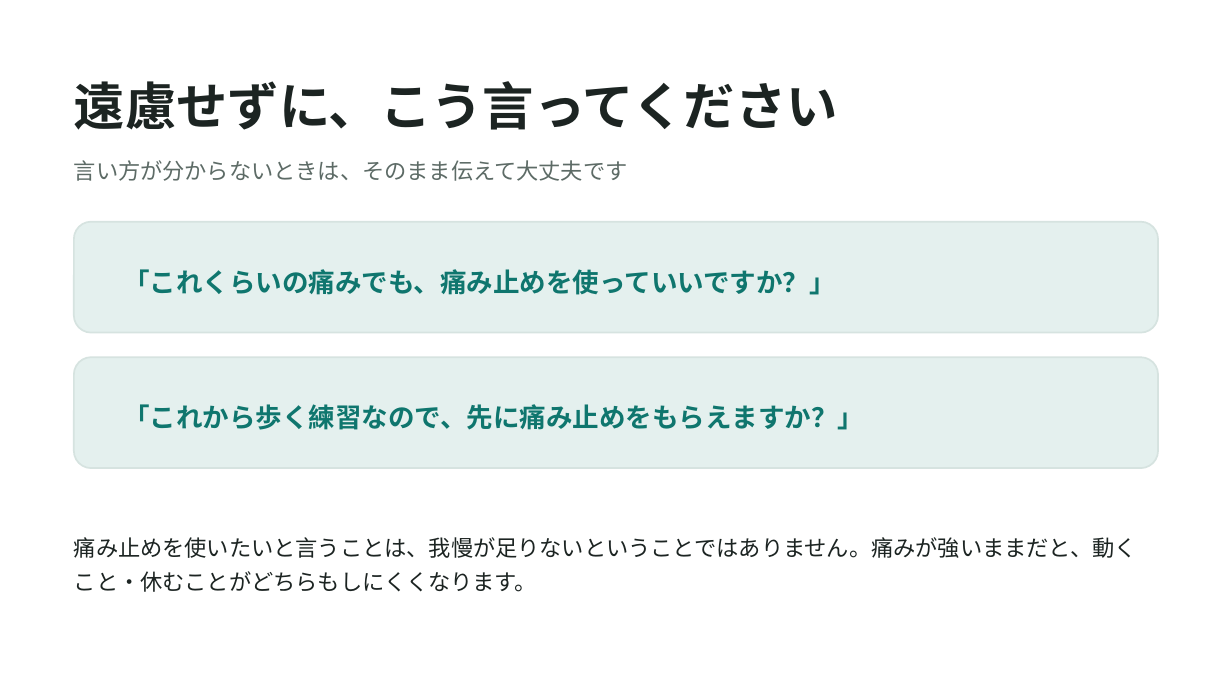
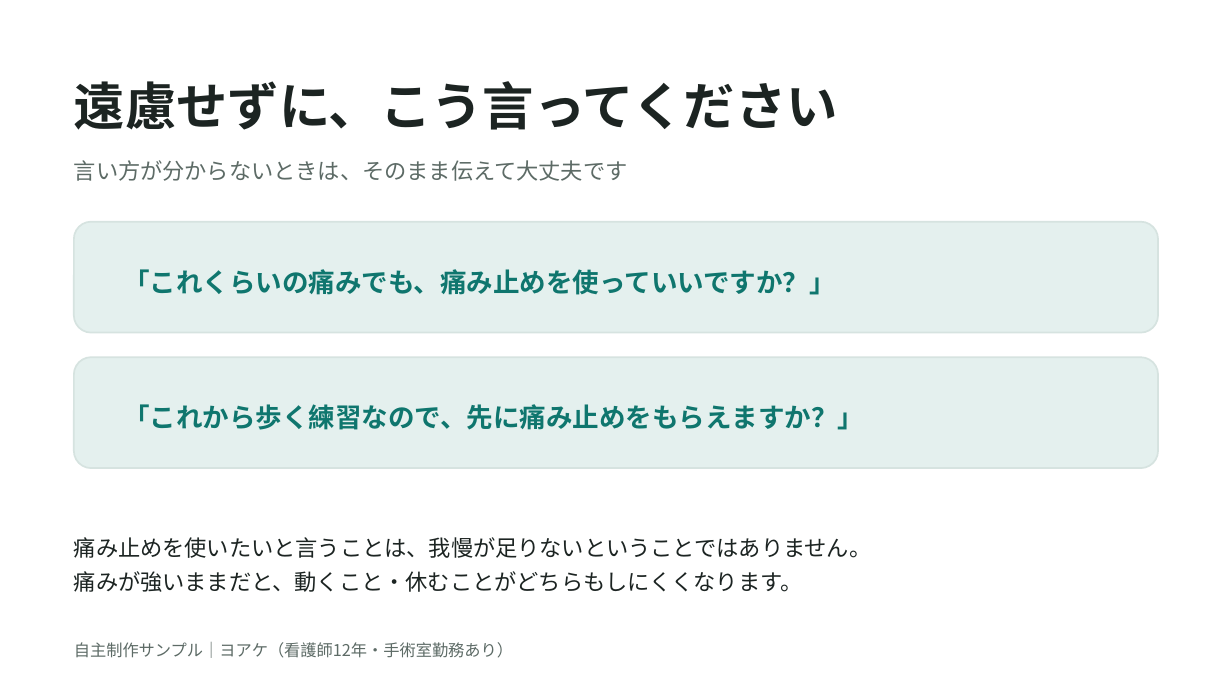
Before and after one commit to yoake-writer/yoake-writer.github.io, a slide deck: slide 6 of works/shiryo/術後の痛みの説明資料_サンプル_ヨアケ.pptx. Drawn at 1232x693 pixels with LibreOffice and Linux fonts; fonts in the diff are those of the drawing. Boxes give left, top, right and bottom in pixels: in the first picture for what was removed or moved away, otherwise in the second. Text is boxed around its words. In the diff, an @@ line names an element or a change of style, - is before the commit and + after.

```diff
--- a/works/shiryo/術後の痛みの説明資料_サンプル_ヨアケ.pptx
+++ b/works/shiryo/術後の痛みの説明資料_サンプル_ヨアケ.pptx
@@ text at box(74, 537, 871, 592): text changed @@
-痛み止めを使いたいと言うことは、我慢が足りないということではありません。痛みが強いままだと、動くこと・休むことがどちらもしにくくなります。
+痛み止めを使いたいと言うことは、我慢が足りないということではありません。
+痛みが強いままだと、動くこと・休むことがどちらもしにくくなります。
@@ text added at box(74, 642, 513, 658), 9.5 pt, text #5D6B66 @@
+自主制作サンプル｜ヨアケ（看護師12年・手術室勤務あり）
```
Also in this commit, not shown: 5 other slides changed, 8 other files.
